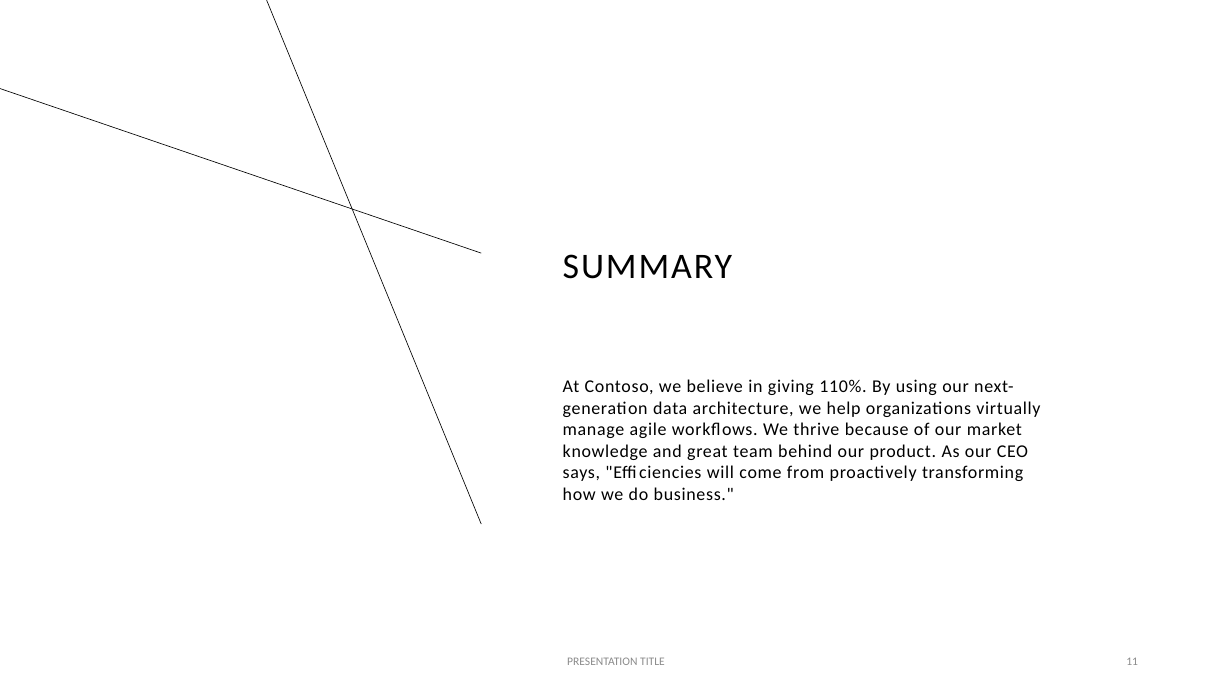
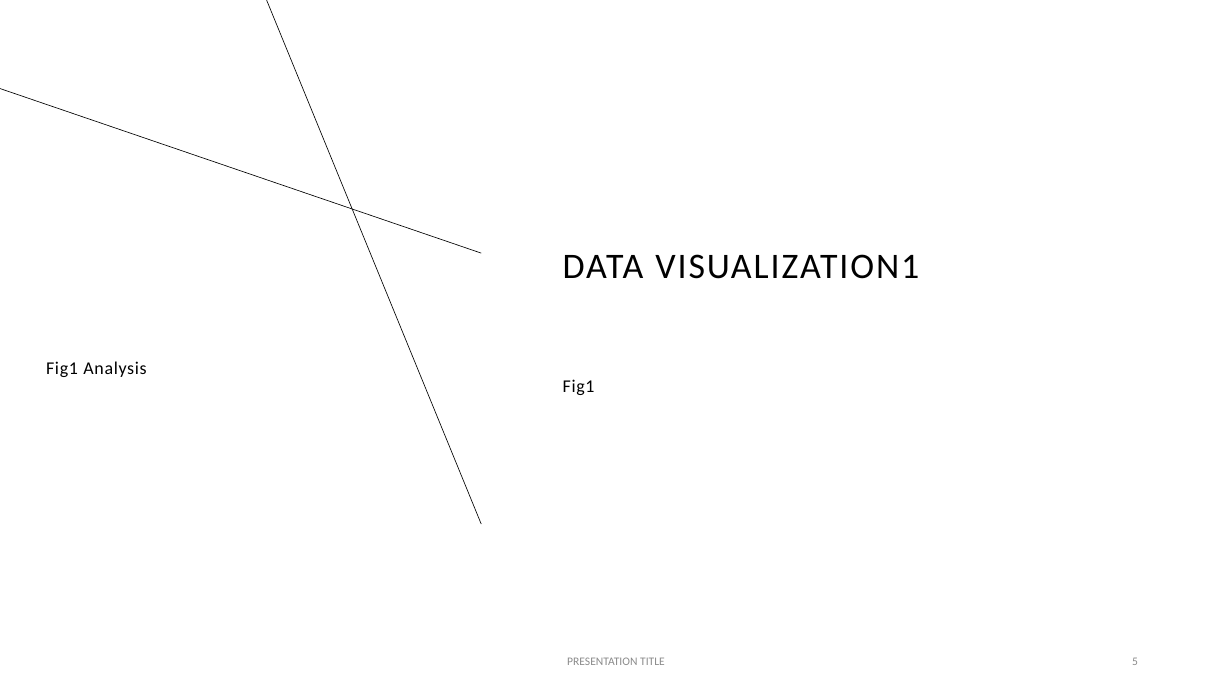
Before and after one commit to candidamg/Project_1, a slide deck: slide 5 of Presentation.pptx (slide 11 before the commit). Drawn at 1232x693 pixels with LibreOffice and Linux fonts; fonts in the diff are those of the drawing. Boxes give left, top, right and bottom in pixels: in the first picture for what was removed or moved away, otherwise in the second. Text is boxed around its words. In the diff, an @@ line names an element or a change of style, - is before the commit and + after.

```diff
--- a/Presentation.pptx
+++ b/Presentation.pptx
@@ title at (563,254,919,279): text changed @@
-SUMMARY
+DATA VISUALIZATION1
@@ text added at (46,361,146,377), 14 pt, text #000000 @@
+Fig1 Analysis
@@ text at (563,379,595,395): text changed @@
-At Contoso, we believe in giving 110%. By using our next-generation data architecture, we help organizations virtually manage agile workflows. We thrive because of our market knowledge and great team behind our product. As our CEO says, "Efficiencies will come from proactively transforming how we do business."
+Fig1
@@ page number at (1132,657,1138,665): text changed @@
-11
+5
```
Also in this commit, not shown: 5 other slides changed, 7 slides added, 6 slides removed.
